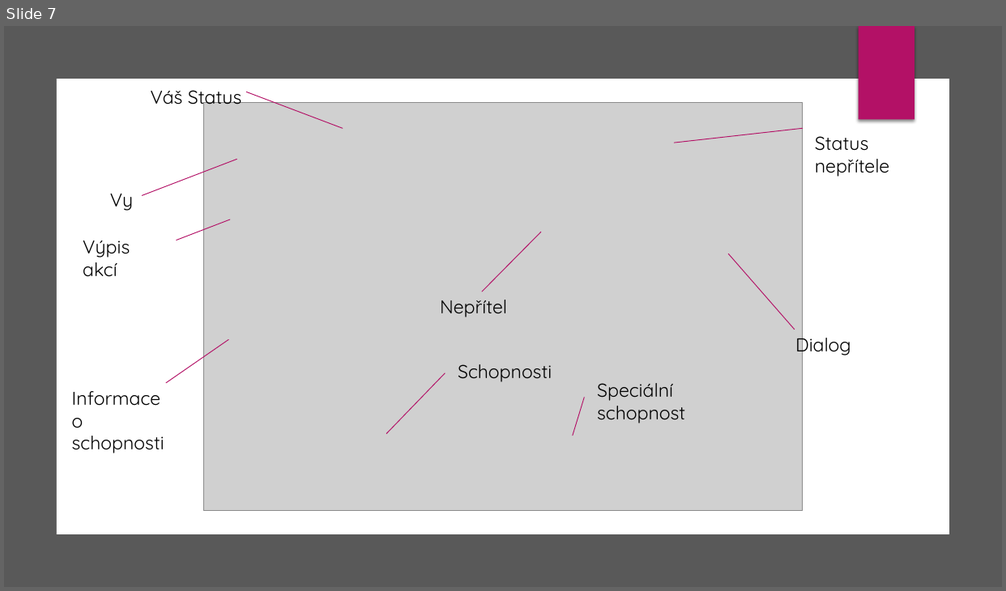
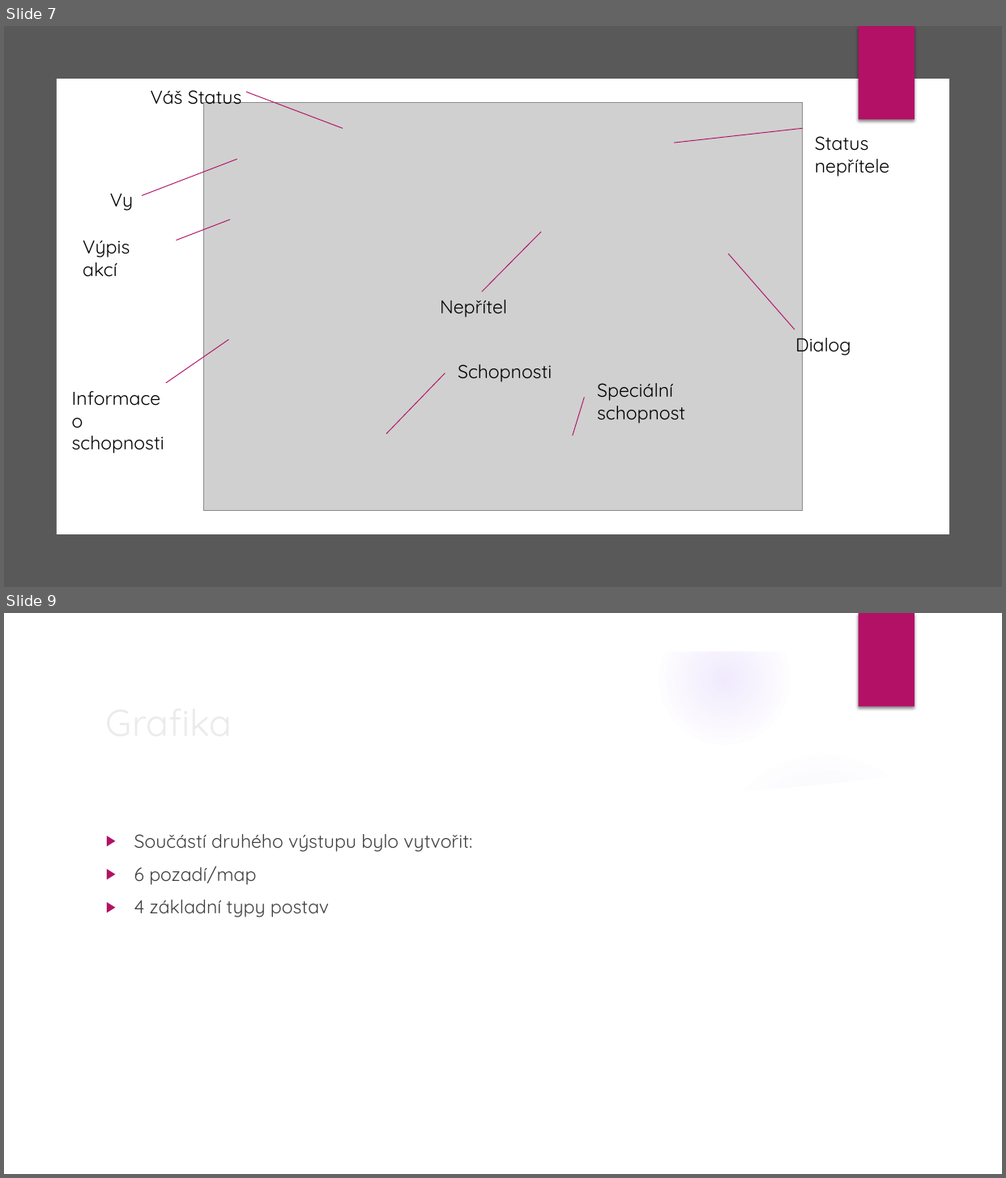
Before and after one commit to JacobCube/CubeIt_Test, a slide deck: Dokumentace/GUI-UI CubeIt 2 vystup.pptx. Shown one above the other, each under a label of ours: slide 7 before the commit, slides 7 and 9 after it; the slides between them are not shown. The pictures are 1006x591 and 1006x1178 pixels, drawn with LibreOffice and Linux fonts; fonts in the diff are those of the drawing; grey boxes stand for pictures; background and template pictures are left out. Boxes give left, top, right and bottom in pixels: in the first picture for what was removed or moved away, otherwise in the second. Text is boxed around its words. In the diff, an @@ line names an element or a change of style, - is before the commit and + after.

```diff
--- a/Dokumentace/GUI-UI CubeIt 2 vystup.pptx
+++ b/Dokumentace/GUI-UI CubeIt 2 vystup.pptx
@@ slide 9 added at (x1=4, y1=613, x2=1002, y2=1174), background picture (left out); not listed: 5 template elements that a slide beside it also shows @@
@@ rectangle added at (x1=859, y1=613, x2=914, y2=707), fill #B31166 @@
@@ title added at (x1=98, y1=692, x2=816, y2=750), 36 pt, text #EBEBEB @@
+Grafika
@@ freeform shape added at (x1=698, y1=738, x2=971, y2=820), fill #FFFFFF at 20% opacity @@
@@ ellipse added at (x1=709, y1=750, x2=939, y2=981), fill gradient #9B6BF2 @@
@@ freeform shape added at (x1=41, y1=766, x2=965, y2=1137), fill #FFFFFF @@
@@ text added at (x1=134, y1=834, x2=472, y2=918), 18 pt, text #404040 @@
+▶ Součástí druhého výstupu bylo vytvořit:
+▶ 6 pozadí/map
+▶ 4 základní typy postav
```
Also in this commit, not shown: 2 slides changed, 3 other slides added.
